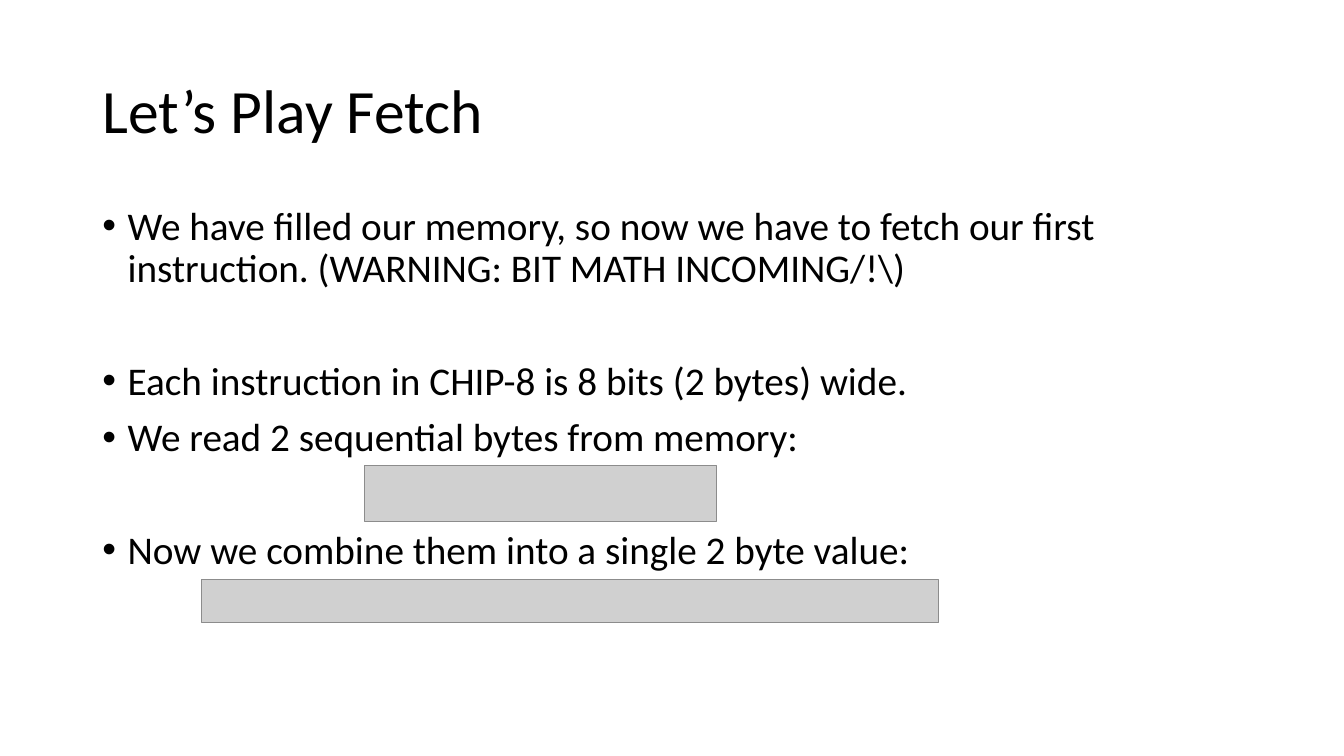
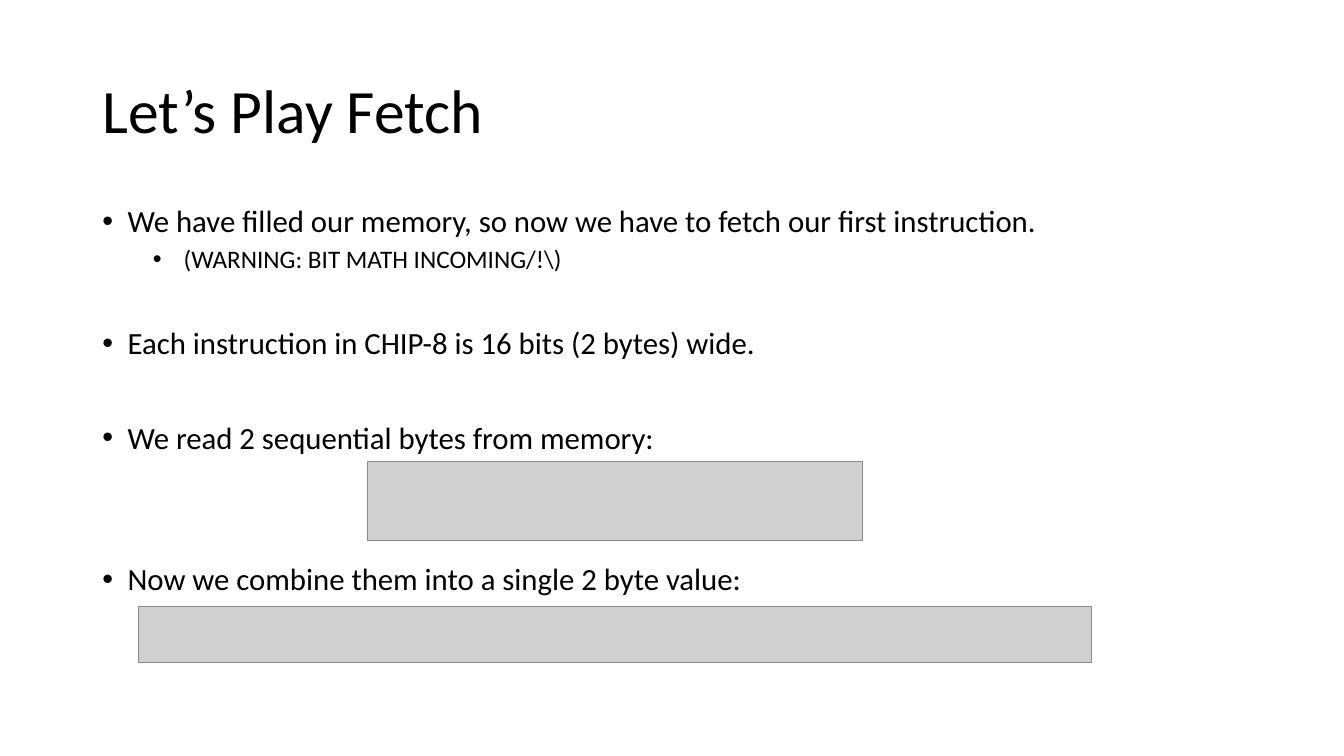
Before and after one commit to sfaria/CHIP-8-Emulator, a slide deck: slide 15 of Let’s Write an Emulator!.pptx. Drawn at 1344x756 pixels with LibreOffice and Linux fonts; fonts in the diff are those of the drawing; grey boxes stand for pictures. Boxes give left, top, right and bottom in pixels: in the first picture for what was removed or moved away, otherwise in the second. Text is boxed around its words. In the diff, an @@ line names an element or a change of style, - is before the commit and + after.

```diff
--- a/Let’s Write an Emulator!.pptx
+++ b/Let’s Write an Emulator!.pptx
@@ text at (128, 210, 1035, 359): text changed; size 28 to 22 pt @@
-• We have filled our memory, so now we have to fetch our first instruction. (WARNING: BIT MATH INCOMING/!\)
-• Each instruction in CHIP-8 is 8 bits (2 bytes) wide.
+• We have filled our memory, so now we have to fetch our first instruction.
+  • (WARNING: BIT MATH INCOMING/!\)
+• Each instruction in CHIP-8 is 16 bits (2 bytes) wide.
@@ text at (128, 427, 741, 596): size 28 to 22 pt in "We read 2 sequential bytes from memory:", "Now we combine them into a single ..." @@
@@ picture: place and size @@
-picture at (365, 466, 717, 521)
+picture at (367, 462, 862, 540)
@@ picture: place and size @@
-picture at (202, 580, 939, 623)
+picture at (138, 607, 1091, 662)
```
Also in this commit, not shown: 6 other slides changed, 3 slides added, 1 other file.
